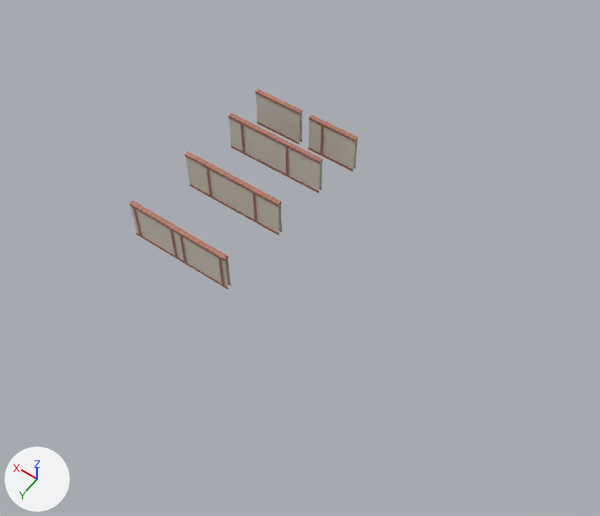
The FBX model Modelos_Blender/Ficheros_Blend/Pared/Set_paredes_low.fbx as it was, and as the next commit left it.
The view is the same before and after, from a 50 mm camera at (-27.0, 75.7, 55.0) aimed at (0.9, 36.7, -6.3). Every picture has the same lights, and +X, +Y and +Z are marked at lower left. The first picture is the older version. Where no turn or scale is listed for an object, it has been applied to the vertices.

Objects in the first picture: 'x4_Base_x10_v1', 'x4_Base_x10_v2', 'x4_Base_x10_v3', 'x4_Base_x5', 'x4_Base_x5_Soporte'.
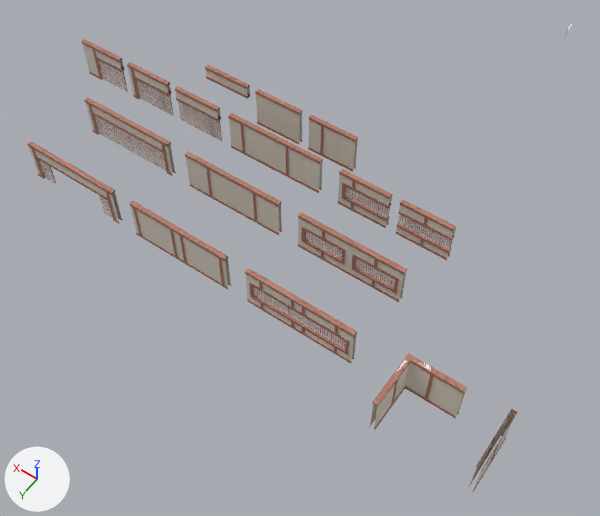
Commit message: creado un nuevo conjunuto de pared

Changed parts and their boxes (x1, y1, x2, y2) in the pictures (600 x 516 px):
'x4_Ventana_x10_v2', added: after (298, 212, 407, 302)
'x4_Ventana_x10_v1', added: after (245, 268, 357, 363)
'x4_Esquina', added: after (369, 353, 467, 431)
'x4_Puerta_Cerrada', added: after (84, 97, 176, 176)
'x4_Ventana_Centro', added: after (396, 200, 456, 260)
'x4_Ventana_Esquina', added: after (338, 169, 392, 228)
'x4_Puerta_Abierta', added: after (27, 141, 123, 224)
'x4_Pared_Puerta_Centro', added: after (175, 86, 222, 141)
'x4_Pared_Puerta_v1', added: after (127, 62, 174, 115)
'x4_Pared_Puerta_v2', added: after (81, 39, 128, 92)
'x4_Lateral', added: after (467, 409, 517, 492)
'x4_Puerta_Centro', added: after (205, 65, 250, 99)

The edits, one by one:
Material 'Pared.003' (mat_pared_003) is new.
Its texture is img_paredes_png (with its transparency).
Mesh me_cube_055 is new.
It has 302 vertices, 253 faces and spans x -0.5..9.5, y -0.22..0.22, z 0.0..4.0.
It uses material mat_pared_001 (picture img_paredes_png).
Mesh me_cube_017 is new.
It has 190 vertices, 149 faces and spans x -4.5..0.22, y -0.22..4.5, z 0.0..4.0.
It uses material mat_pared_001 (picture img_paredes_png).
Mesh me_cube_336 is new.
It has 224 vertices, 191 faces and spans x -0.5..4.5, y -0.22..0.22, z 0.0..4.0.
It uses material mat_pared_003 (picture img_paredes_png).
Mesh me_cube_036 is new.
It has 72 vertices, 56 faces and spans x -0.5..4.5, y -0.22..0.22, z 2.6..4.0.
It uses material mat_pared_001 (picture img_paredes_png).
Mesh me_cube_068 is new.
It has 108 vertices, 87 faces and spans x -0.5..4.5, y -0.22..0.22, z 0.0..4.0.
It uses material mat_pared (picture img_paredes_png).
Mesh me_cube_021 is new.
It has 436 vertices, 397 faces and spans x -0.5..9.5, y -0.22..0.22, z 0.0..4.0.
It uses material mat_pared_001 (picture img_paredes_png).
Mesh me_cube_027 is new.
It has 96 vertices, 75 faces and spans x -0.22..0.22, y -0.5..4.5, z 0.0..4.0.
It uses material mat_pared_001 (picture img_paredes_png).
Mesh me_cube_023 is new.
It has 532 vertices, 485 faces and spans x -0.5..9.5, y -0.22..0.22, z 0.0..4.0.
It uses material mat_pared_001 (picture img_paredes_png).
Mesh me_cube_054 is new.
It has 272 vertices, 227 faces and spans x -0.5..9.5, y -0.22..0.22, z 0.0..4.0.
It uses material mat_pared_001 (picture img_paredes_png).
Mesh me_cube_337 is new.
It has 224 vertices, 183 faces and spans x -0.5..4.5, y -0.22..0.22, z 0.0..4.0.
It uses material mat_pared_003 (picture img_paredes_png).
Mesh me_cube_057 is new.
It has 154 vertices, 123 faces and spans x -0.5..4.5, y -0.22..0.22, z 0.0..4.0.
It uses material mat_pared (picture img_paredes_png).
Mesh me_cube_058 is new.
It has 160 vertices, 131 faces and spans x -0.5..4.5, y -0.22..0.22, z 0.0..4.0.
It uses material mat_pared (picture img_paredes_png).
Object 'x4_Puerta_Cerrada' (ob_x4_puerta_cerrada) is new; it shows me_cube_055.
Its location is (13.41, 39.57, 0.0).
Object 'x4_Esquina' (ob_x4_esquina) is new; it shows me_cube_017.
Its location is (-15.3, 46.0, 0.0).
Object 'x4_Ventana_Esquina' (ob_x4_ventana_esquina) is new; it shows me_cube_336.
Its location is (-5.59, 33.57, 0.0).
Object 'x4_Puerta_Centro' (ob_x4_puerta_centro) is new; it shows me_cube_036.
Its location is (12.41, 29.57, 0.0).
Object 'x4_Pared_Puerta_Centro' (ob_x4_pared_puerta_centro) is new; it shows me_cube_068.
Its location is (12.7, 33.6, 0.0).
Object 'x4_Ventana_x10_v2' (ob_x4_ventana_x10_v2) is new; it shows me_cube_021.
Its location is (-10.59, 39.57, 0.0).
Object 'x4_Lateral' (ob_x4_lateral) is new; it shows me_cube_027.
Its location is (-23.3, 46.0, 0.0).
Object 'x4_Ventana_x10_v1' (ob_x4_ventana_x10_v1) is new; it shows me_cube_023.
Its location is (-10.59, 46.57, 0.0).
Object 'x4_Puerta_Abierta' (ob_x4_puerta_abierta) is new; it shows me_cube_054.
Its location is (13.41, 46.57, 0.0).
Object 'x4_Ventana_Centro' (ob_x4_ventana_centro) is new; it shows me_cube_337.
Its location is (-11.59, 33.57, 0.0).
Object 'x4_Pared_Puerta_v2' (ob_x4_pared_puerta_v2) is new; it shows me_cube_057.
Its location is (24.7, 33.6, 0.0).
Object 'x4_Pared_Puerta_v1' (ob_x4_pared_puerta_v1) is new; it shows me_cube_058.
Its location is (18.7, 33.6, 0.0).
